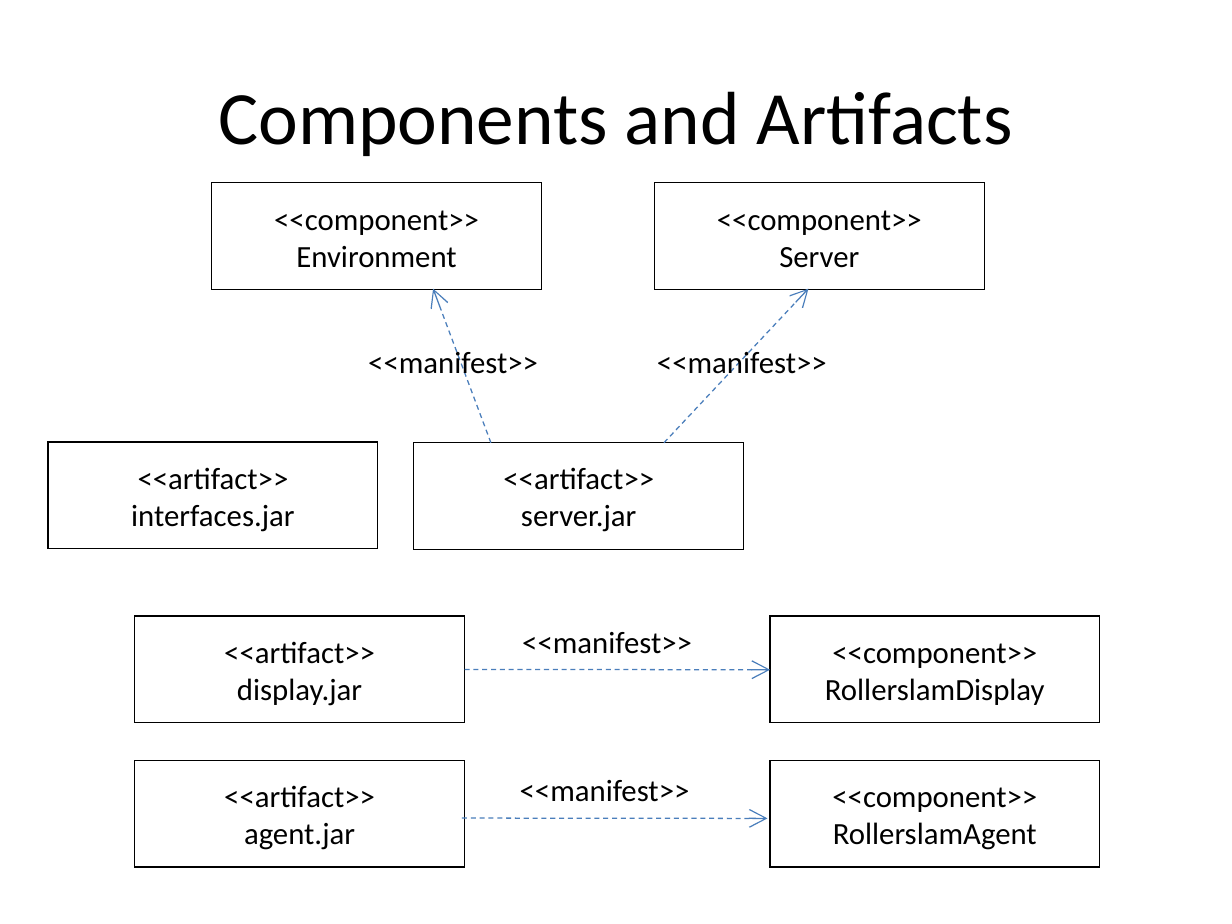
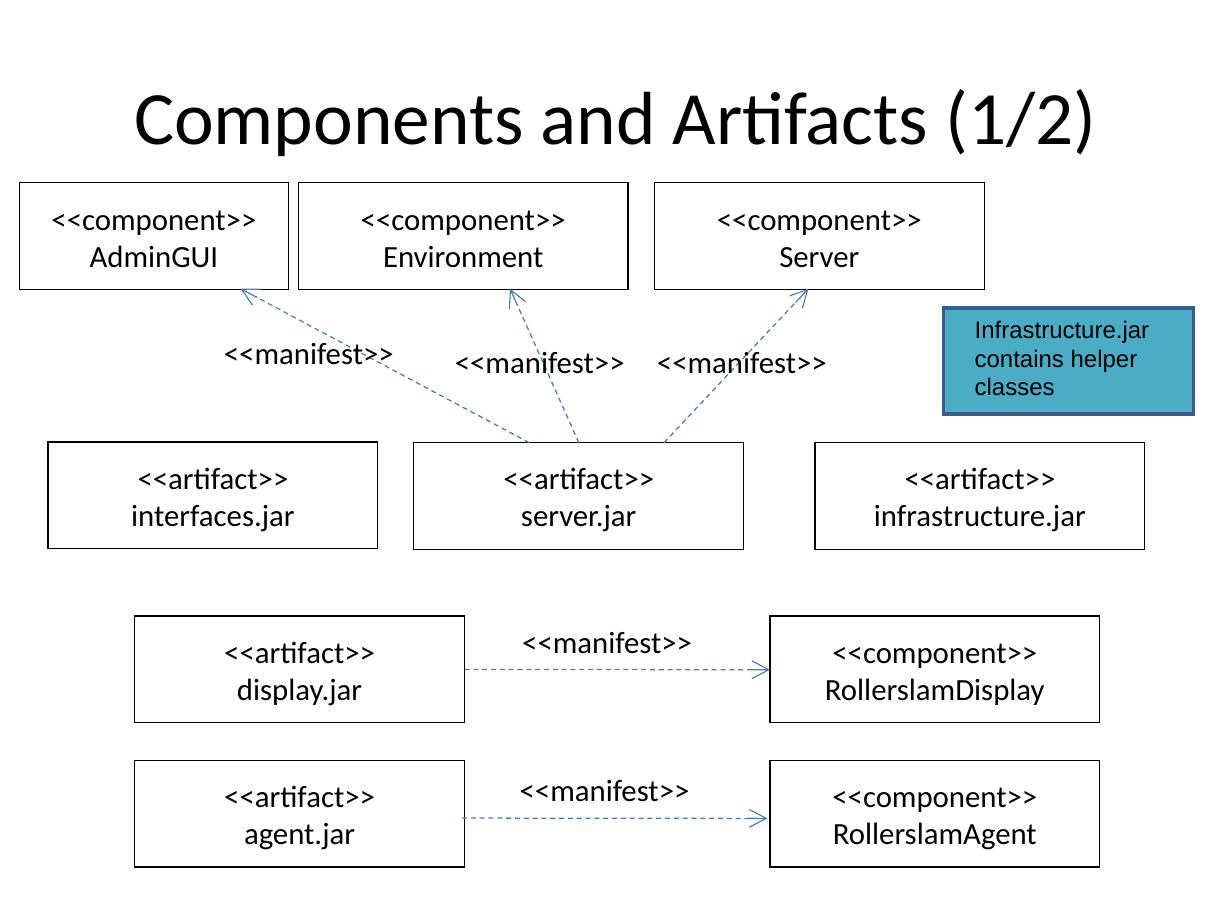
Before and after one commit to krishprince/rollerslam, a slide deck: slide 2 of docs/Deployment_V.0.1.ppt. Drawn at 1232x924 pixels with LibreOffice and Linux fonts; fonts in the diff are those of the drawing. Boxes give left, top, right and bottom in pixels: in the first picture for what was removed or moved away, otherwise in the second. Text is boxed around its words. In the diff, an @@ line names an element or a change of style, - is before the commit and + after.

Commit message:
Removed display.jar (because it would never get updated); Added a very basic log system... It will be improved as soon as I can. Updated deployment diagram and gui modeling... Including the brand new ServerAdminGui ;) or whatever... Modified Marco Aurelio name on DumpWorldVisitor and RamificationWorldVisitor due to UTF-8 incompatibility, what wouldn't let my netbeans compile the classes.
More coming soon...

Weslei

```diff
--- a/docs/Deployment_V.0.1.ppt
+++ b/docs/Deployment_V.0.1.ppt
@@ title at (134,89,1096,156): text changed @@
-Components and Artifacts
+Components and Artifacts (1/2)
@@ rectangle added at (20,182,290,290), fill #FFFFFF, outline #000000 0.74 pt, 18 pt, text #000000 @@
+<<component>>
+AdminGUI
@@ rectangle "<<component>>": place and size @@
-rectangle "<<component>>" at (212,182,542,290)
+rectangle "<<component>>" at (298,182,628,290)
@@ arrow added from (530, 442) to (240, 288), #4A7EBB 0.74 pt dashed @@
@@ arrow moved from (490, 442) - (434, 288) to (579, 442) - (510, 288) @@
@@ rectangle added at (944,308,1194,414), fill #4BACC6, outline #385D8A 2.01 pt @@
@@ text added at (975,320,1150,396), 14 pt, text #000000 @@
+Infrastructure.jar contains helper classes
@@ text added at (224,338,394,371), 18 pt, text #000000 @@
+<<manifest>>
@@ text "<<manifest>>": place and size @@
-text "<<manifest>>" at (368,348,538,382)
+text "<<manifest>>" at (455,349,625,382)
@@ rectangle added at (816,442,1146,549), fill #FFFFFF, outline #000000 0.74 pt, 18 pt, text #000000 @@
+<<artifact>>
+infrastructure.jar
```
Also in this commit, not shown: 2 other slides changed, 2 slides added, 11 other files.
